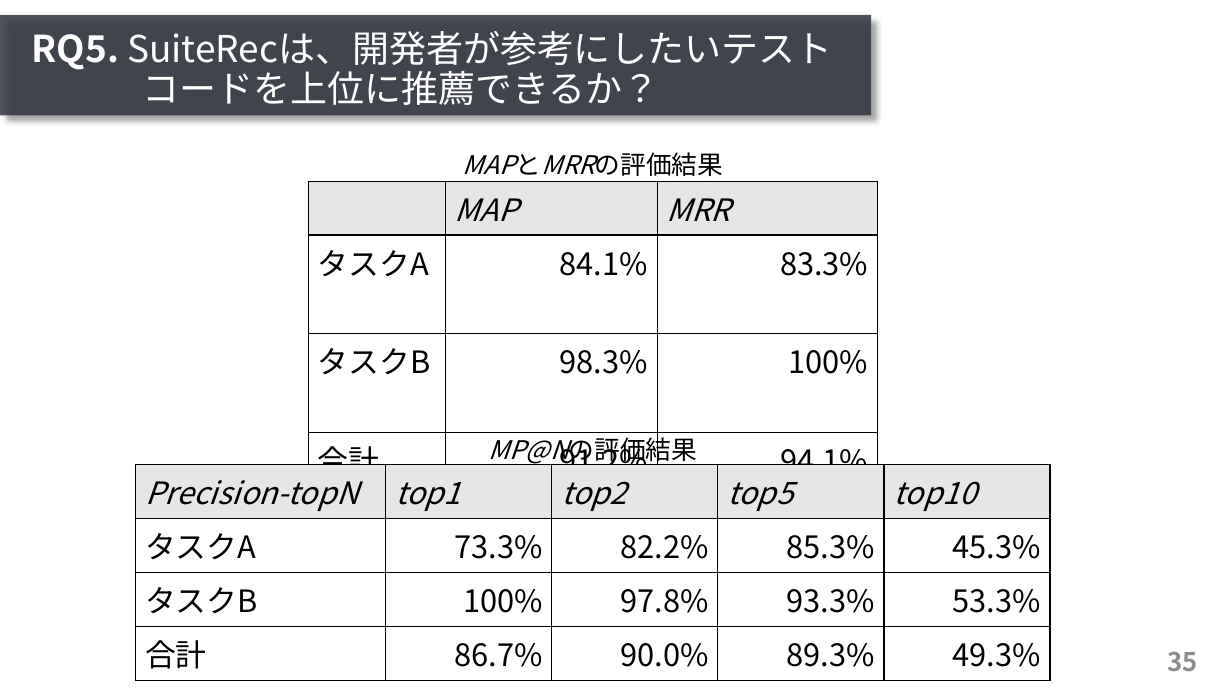
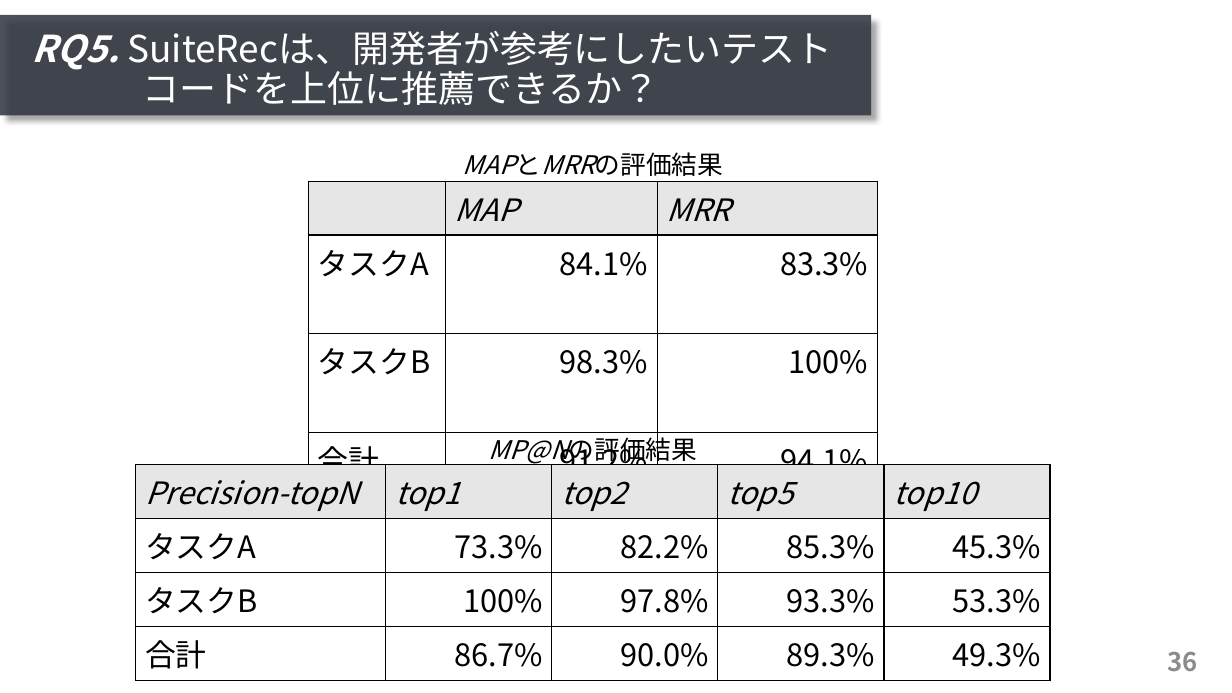
Before and after one commit to ryosuke-ku/mthesis2020-pre, a slide deck: slide 36 of presentation_kurachi.pptx (slide 35 before the commit). Drawn at 1232x693 pixels with LibreOffice and Linux fonts; fonts in the diff are those of the drawing. Boxes give left, top, right and bottom in pixels: in the first picture for what was removed or moved away, otherwise in the second. Text is boxed around its words. In the diff, an @@ line names an element or a change of style, - is before the commit and + after.

```diff
--- a/presentation_kurachi.pptx
+++ b/presentation_kurachi.pptx
@@ title "RQ5. SuiteRecは、開発者が参考にしたいテスト コードを上位に推薦できるか？" at (32,31,832,105): italic on in "RQ5." @@
@@ page number at (1168,651,1198,671): text changed @@
-35
+36
```
Also in this commit, not shown: 3 other slides changed, 1 slide added.
